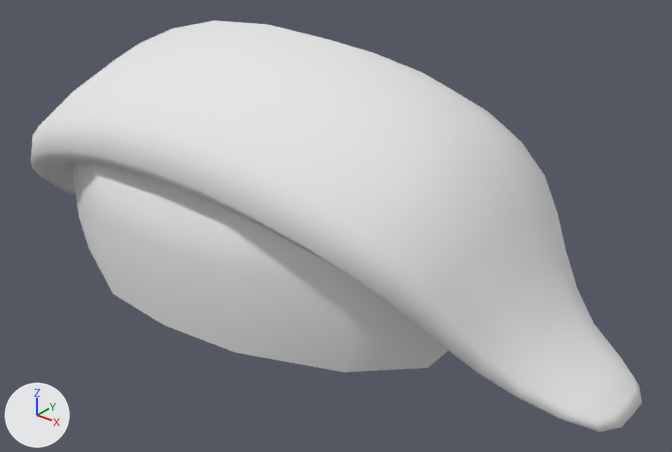
One commit to the OBJ model data/MODEL/sushi02.obj: the scene before it, then after it.
One viewpoint serves both versions: a 50 mm lens placed at (4.09, -4.55, 2.47), pointed at (0.44, 0.01, -0.35). The axes (+X, +Y, +Z) are drawn at lower left. The lights are the same throughout. Where no turn or scale is listed for an object, it has been applied to the vertices.

In view in the first picture: 'sushi02'.
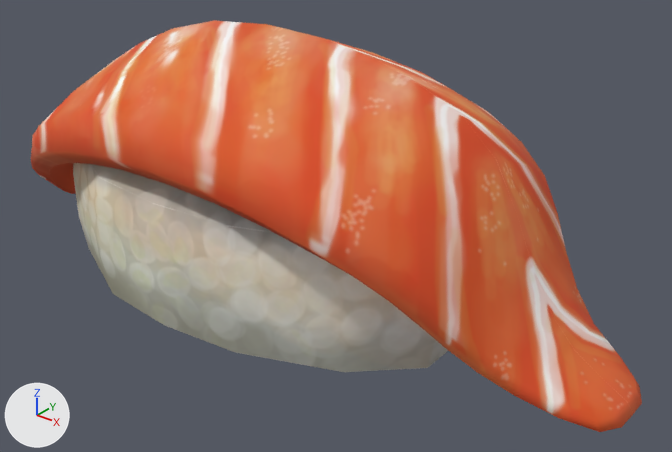
Patch to the scene script:
```diff
--- a/data/MODEL/sushi02.obj.py
+++ b/data/MODEL/sushi02.obj.py
@@ img_sushi01_png @@
+img_sushi01_png = load_image('sushi01.png', 'sushi01.png', 2048, 2048, 'sRGB')
@@ mat_sushi02_lambert2sg4 @@
 mat_sushi02_lambert2sg4 = principled_material('sushi02_lambert2SG4')
-mat_sushi02_lambert2sg4.base_color = (0.8, 0.8, 0.8)  # white #e7e7e7
+mat_sushi02_lambert2sg4.texture = img_sushi01_png
 mat_sushi02_lambert2sg4.roughness = 1.0
```

Boxes [x1, y1, x2, y2] around the edits, measured in the pictures (672 x 452 px):
'sushi02', surface changed (white to orange)
    both: [31, 20, 642, 432]
